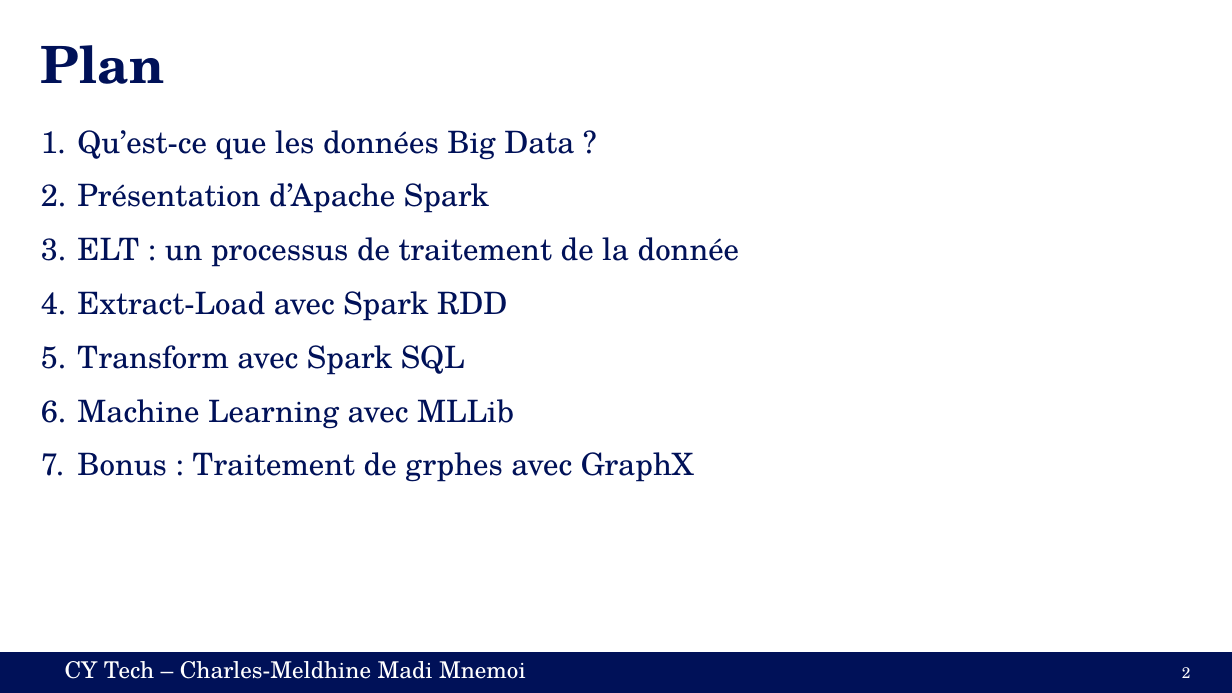
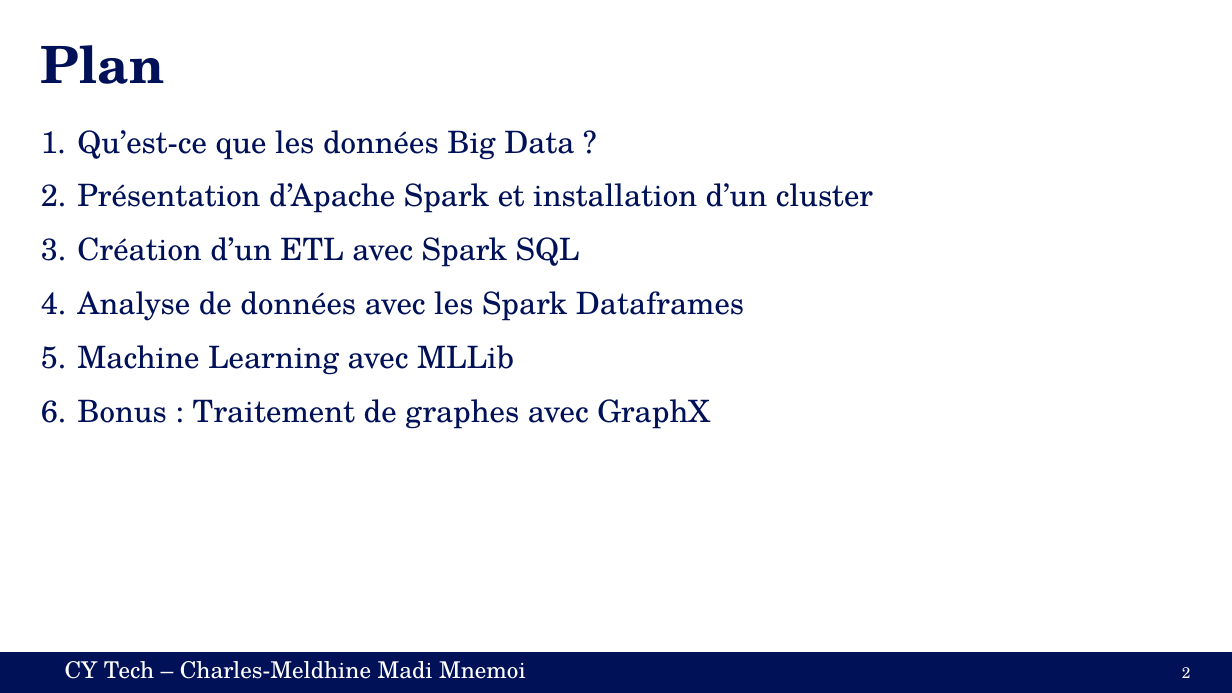
Before and after one commit to cmnemoi/cytech_sparks, a slide deck: slide 2 of presentation.pptx. Drawn at 1232x693 pixels with LibreOffice and Linux fonts; fonts in the diff are those of the drawing. Boxes give left, top, right and bottom in pixels: in the first picture for what was removed or moved away, otherwise in the second. Text is boxed around its words. In the diff, an @@ line names an element or a change of style, - is before the commit and + after.

```diff
--- a/presentation.pptx
+++ b/presentation.pptx
@@ text at [77,183,873,321]: text changed @@
-2. Présentation d’Apache Spark
-3. ELT : un processus de traitement de la donnée
-4. Extract-Load avec Spark RDD
-5. Transform avec Spark SQL
+2. Présentation d’Apache Spark et installation d’un cluster
+3. Création d’un ETL avec Spark SQL
+4. Analyse de données avec les Spark Dataframes
@@ text at [77,399,710,429]: text changed @@
-7. Bonus : Traitement de grphes avec GraphX
+6. Bonus : Traitement de graphes avec GraphX
```
Also in this commit, not shown: 2 other slides changed, 22 slides added, 15 other files.
